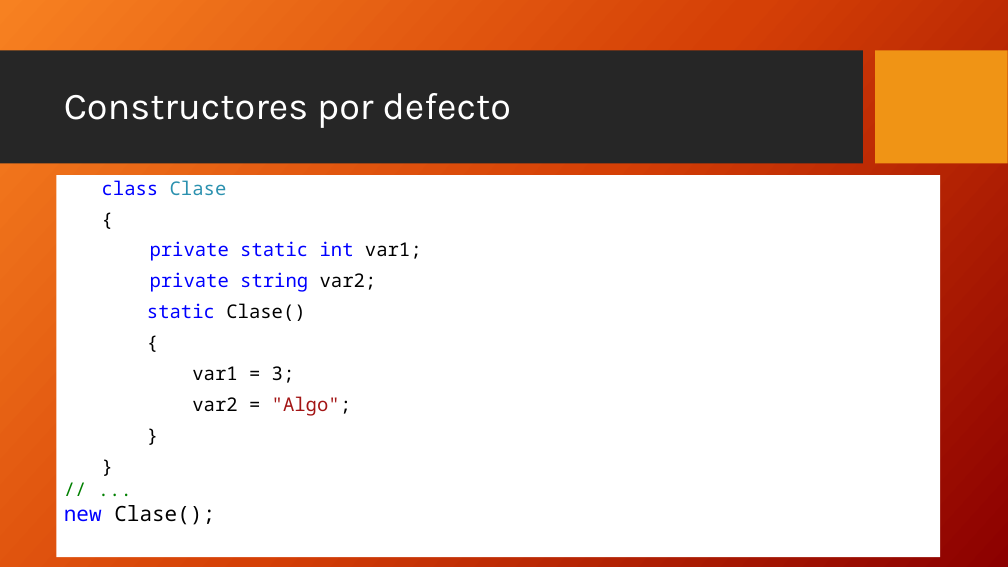
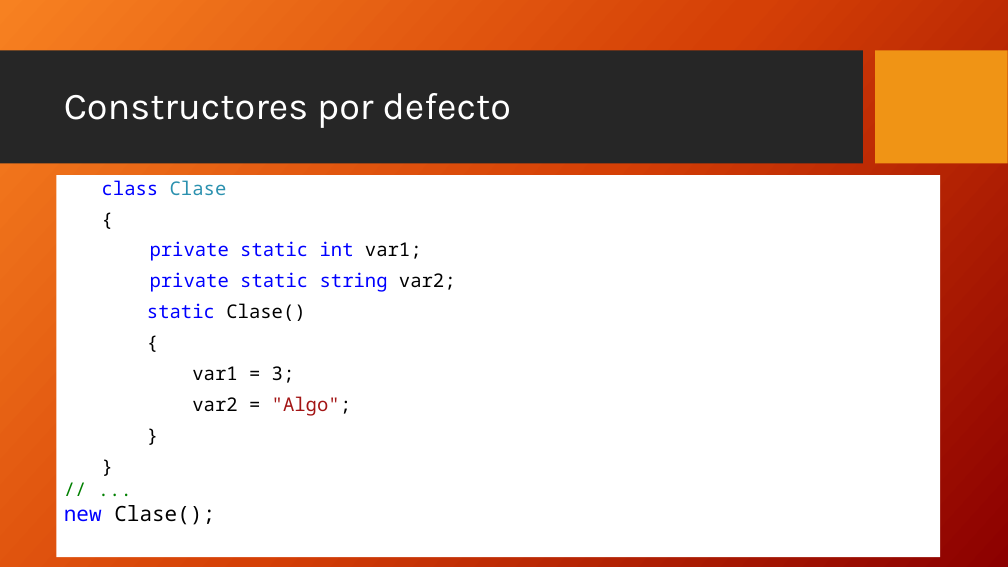
Before and after one commit to FedeDavila1984/utn_prog_y_lab_II, a slide deck: slide 29 of PPTs/ProgramacionII_Clase_03-2018.pptx. Drawn at 1008x567 pixels with LibreOffice and Linux fonts; fonts in the diff are those of the drawing; background and template pictures are left out. Boxes give left, top, right and bottom in pixels: in the first picture for what was removed or moved away, otherwise in the second. Text is boxed around its words. In the diff, an @@ line names an element or a change of style, - is before the commit and + after.

Commit message:
20180829

```diff
--- a/PPTs/ProgramacionII_Clase_03-2018.pptx
+++ b/PPTs/ProgramacionII_Clase_03-2018.pptx
@@ text in rectangle at (x1=150, y1=272, x2=456, y2=292): text changed @@
-private string var2;
+private static string var2;
```
